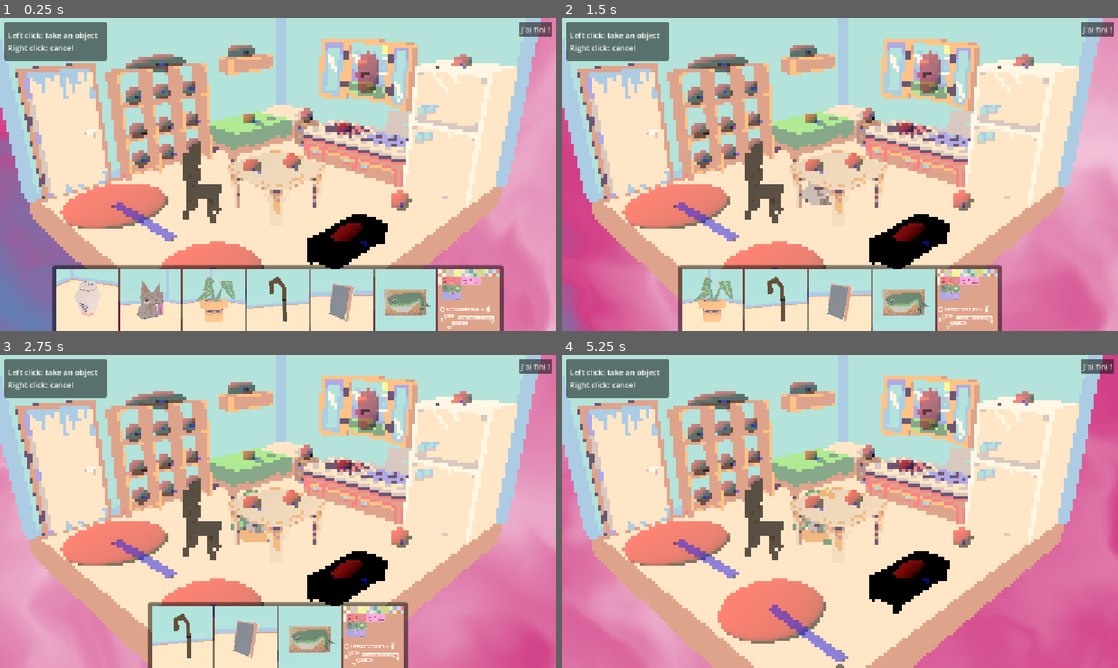
Above: before the commit, frames 1-4 (two rows, left to right).
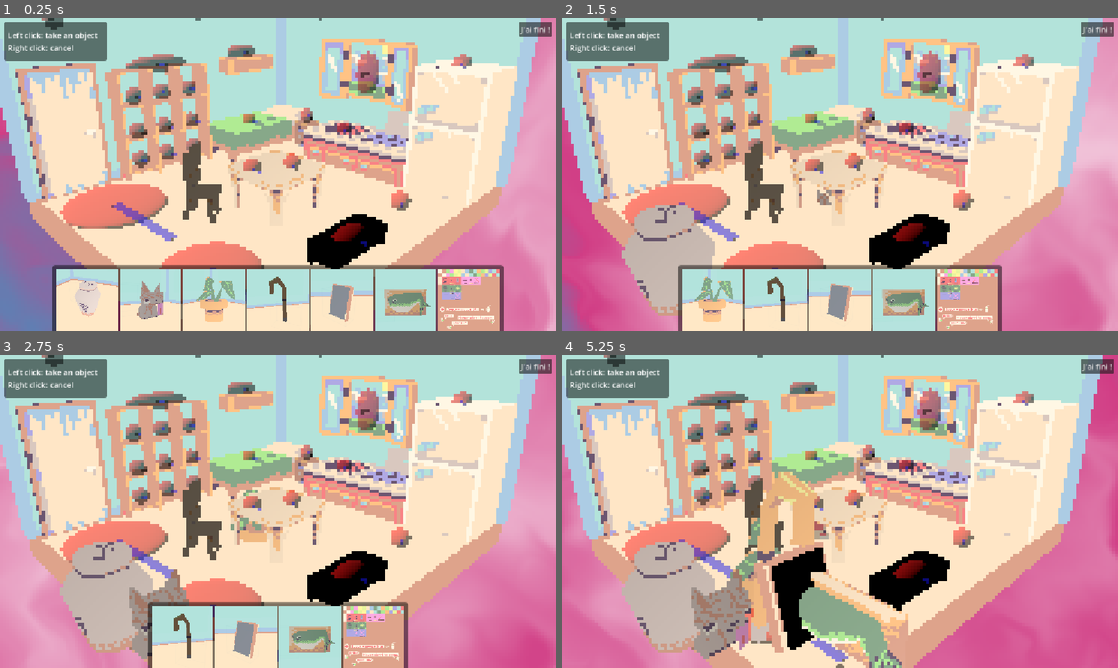
Above: after the commit, the same moments.

Repository: TotoEnF5/enjam-2026
Game: Godot game, scene res://scenes/house.tscn
Two runs of this game, one before a commit and one after it. Both use one fixed random seed, a clock stepped at 60 frames per second and the inputs below. This scene is started directly instead of the project's main scene.
Inputs (mouse positions are in pixels of both pictures, inside the frame that each line leads up to):
- Up to frame 1 (0.25 s): no input
- Up to frame 2 (1.5 s): click (650, 299) at 0.52 s; click (678, 299) at 1.27 s
- Up to frame 3 (2.75 s): click (150, 636) at 2.02 s
- Up to frame 4 (5.25 s): click (745, 636) at 2.77 s; click (778, 636) at 3.52 s; click (806, 636) at 4.27 s; click (840, 636) at 5 s

The runs differ from the first frame. In frame 1, 0.1% of the frame differs, in the area x 7-58%, y 0-4%; in frame 2, 4.0%; in frame 3, 5.3%; in frame 4, 14%, in the area x 7-63%, y 0-100%.
Error before the commit: Parse Error: Expected indented block after "if" block. (res://scripts/object_mover.gd:63)

Commit message:
Ajout de snap point mureaux

Diff:
--- a/scenes/house.tscn
+++ b/scenes/house.tscn
@@ -130,6 +130,21 @@
 is_floor = false
 is_etagere = true
 
+[node name="SnapPoint21" parent="Snappers/SnapPoint21" unique_id=533618146 instance=ExtResource("3_wcu0q")]
+transform = Transform3D(0.96736956, 0, -0.2533706, 0, 1, 0, 0.2533706, 0, 0.96736956, 7.3689113, 7.1368775, 7.664757)
+is_floor = false
+is_wall = true
+
+[node name="SnapPoint21" parent="Snappers/SnapPoint21/SnapPoint21" unique_id=1397095543 instance=ExtResource("3_wcu0q")]
+transform = Transform3D(0.96736956, 0, -0.2533706, 0, 1, 0, 0.2533706, 0, 0.96736956, -7.787327, 0.10344124, 4.841421)
+is_floor = false
+is_wall = true
+
+[node name="SnapPoint21" parent="Snappers/SnapPoint21/SnapPoint21/SnapPoint21" unique_id=122305157 instance=ExtResource("3_wcu0q")]
+transform = Transform3D(0.9673695, 0, -0.25337058, 0, 1, 0, 0.25337058, 0, 0.9673695, -8.269497, 0.10344124, 1.2123775)
+is_floor = false
+is_wall = true
+
 [node name="SnapPoint19" parent="Snappers" unique_id=1183209974 instance=ExtResource("3_wcu0q")]
 transform = Transform3D(0.4918564, 0, -0.87067634, 0, 1, 0, 0.87067634, 0, 0.4918564, -8.885092, 8.05642, -6.6469254)
 is_floor = false
--- a/scripts/object_mover.gd
+++ b/scripts/object_mover.gd
@@ -53,16 +53,15 @@
 						var pos = camera.project_ray_origin(mouse_pos)
 						_current_object.position = pos + camera.project_ray_normal(mouse_pos) * 10
 						return
-
 						if _targeted_snapper.is_poubelle \
-					or (_targeted_snapper.is_floor \
-					and _current_object.item.on_floor) \
-					or (_targeted_snapper.is_etagere \
-					and _current_object.item.on_etagere) \
-					or (_targeted_snapper.is_wall \
-					and _current_object.item.on_wall):
-						_current_object.global_position = _targeted_snapper.global_position
-						_current_object.global_rotation = _targeted_snapper.global_rotation
+						or (_targeted_snapper.is_floor \
+						and _current_object.item.on_floor) \
+						or (_targeted_snapper.is_etagere \
+						and _current_object.item.on_etagere) \
+						or (_targeted_snapper.is_wall \
+						and _current_object.item.on_wall):
+							_current_object.global_position = _targeted_snapper.global_position
+							_current_object.global_rotation = _targeted_snapper.global_rotation
 					else:
 						var mouse_pos = get_viewport().get_mouse_position()
 						var pos = camera.project_ray_origin(mouse_pos)
